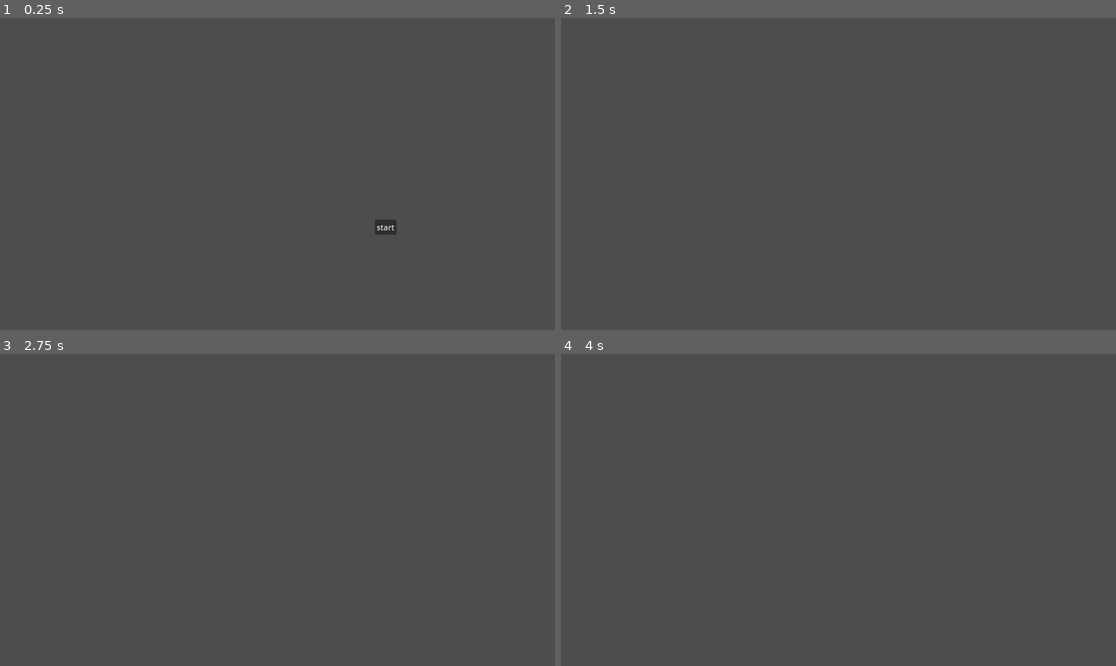
Above: before the commit, frames 1-4 (two rows, left to right).
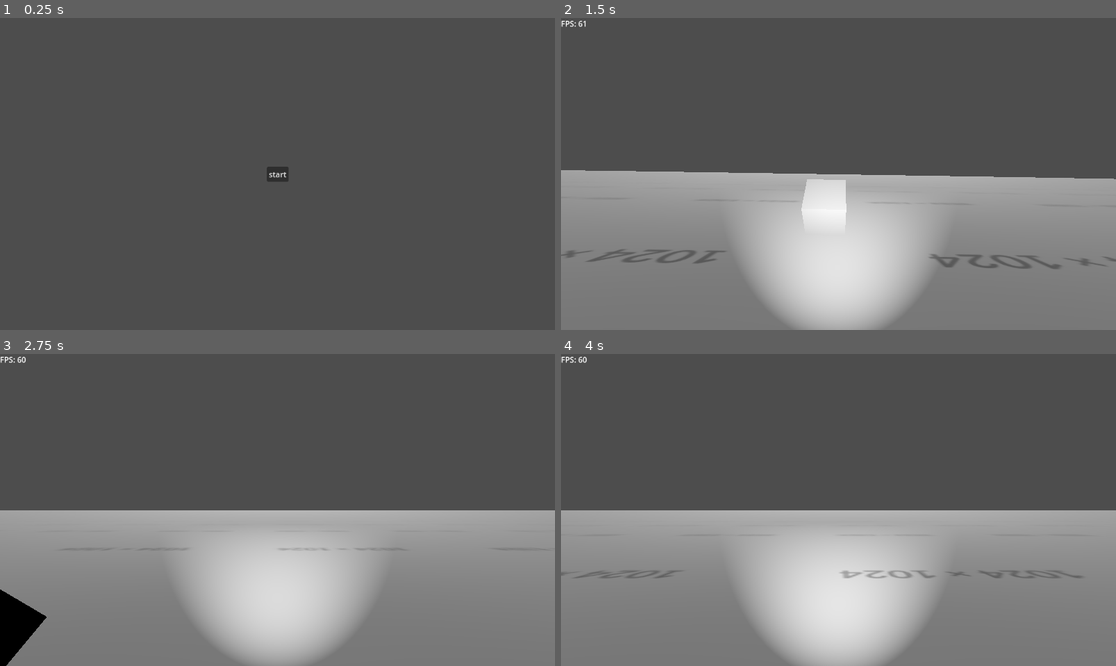
Above: after the commit, the same moments.

Repository: EpiclyRaspberry/Dodge-Onix-3D-Remaster
Game: Godot game, scene res://startemenu.tscn
Two runs of this game, one before a commit and one after it. Both use one fixed random seed, a clock stepped at 60 frames per second and the inputs below.
Inputs (mouse positions are in pixels of both pictures, inside the frame that each line leads up to):
- Up to frame 1 (0.25 s): no input
- Up to frame 2 (1.5 s): click "start" at 0.5 s; tap Enter (ui_accept) at 1.25 s; move the mouse to (960, 158) at 1.27 s; hold D (right) from 1.28 s (still down); hold Ctrl (crouch) from 1.28 s (still down)
- Up to frame 3 (2.75 s): tap Enter (ui_accept) at 1.52, 2.27 s; move the mouse to (249, 510) at 2.02 s; release D (right) at 2.03 s; release Ctrl (crouch) at 2.03 s; hold W (forward) from 2.03 s (still down); tap Ctrl (crouch) at 2.1 s
- Up to frame 4 (4 s): keep holding W (forward); move the mouse to (849, 503) at 2.77 s; hold Ctrl (crouch) 2.78-3.53 s; move the mouse to (832, 516) at 3.52 s; tap Ctrl (crouch) at 3.6 s; tap Enter (ui_accept) at 3.77 s

The runs differ from the first frame. In frame 1, 0.3% of the frame differs, in the area x 48-72%, y 47-70%; in frame 2, 49%; in frame 3, 50%, in the area x 0-100%, y 0-100%; in frame 4, 50%.

Commit message:
now starts on startmenu and fps label
Co-Authored-By: namooTH <73419369+namooTH@users.noreply.github.com>

Diff:
--- /dev/null
+++ b/main.gd
@@ -0,0 +1,12 @@
+extends Node3D
+
+@onready var fpslabel = $CharacterBody3D/Neck/Camera3D/Control/fpslabel
+
+# Called when the node enters the scene tree for the first time.
+func _ready():
+	pass # Replace with function body.
+
+
+# Called every frame. 'delta' is the elapsed time since the previous frame.
+func _process(delta):
+	fpslabel.set_text("FPS: %d" % Engine.get_frames_per_second())
--- a/main.tscn
+++ b/main.tscn
@@ -1,5 +1,6 @@
-[gd_scene load_steps=9 format=3 uid="uid://bmb3oft1f0i3s"]
+[gd_scene load_steps=10 format=3 uid="uid://bmb3oft1f0i3s"]
 
+[ext_resource type="Script" path="res://main.gd" id="1_h2t6g"]
 [ext_resource type="Script" path="res://player.gd" id="1_i7i5w"]
 [ext_resource type="Texture2D" uid="uid://b1tfkw4huo6ji" path="res://1024x1024.png" id="2_nu84c"]
 
@@ -21,6 +22,7 @@
 material = SubResource("StandardMaterial3D_cr15o")
 
 [node name="main" type="Node3D"]
+script = ExtResource("1_h2t6g")
 
 [node name="DirectionalLight3D" type="DirectionalLight3D" parent="."]
 transform = Transform3D(0.996583, -0.0815658, -0.0130268, 0.0825995, 0.984111, 0.157171, 9.31322e-10, -0.15771, 0.987485, 0, 2, 0)
@@ -52,6 +54,26 @@
 spot_range = 42.3564
 spot_angle = 30.8605
 
+[node name="Control" type="Control" parent="CharacterBody3D/Neck/Camera3D"]
+layout_mode = 3
+anchors_preset = 8
+anchor_left = 0.5
+anchor_top = 0.5
+anchor_right = 0.5
+anchor_bottom = 0.5
+offset_left = -576.0
+offset_top = -324.0
+offset_right = 576.0
+offset_bottom = 324.0
+grow_horizontal = 2
+grow_vertical = 2
+
+[node name="fpslabel" type="RichTextLabel" parent="CharacterBody3D/Neck/Camera3D/Control"]
+layout_mode = 0
+offset_right = 80.0
+offset_bottom = 40.0
+text = "FPS"
+
 [node name="ground" type="StaticBody3D" parent="."]
 transform = Transform3D(1, 0, 0, 0, 1, 0, 0, 0, 1, 0, -2.14033, 0)
 
--- a/player.gd
+++ b/player.gd
@@ -90,7 +90,7 @@
 		if can_abh:
 			velocity.x = velocity.x*-1.05
 			velocity.z = velocity.z*-1.05
-		else:
+		else: if isgrounded:
 			velocity.x = velocity.x/1.05
 			velocity.z = velocity.z/1.05
 
--- a/startbtnlol.gd
+++ b/startbtnlol.gd
@@ -3,12 +3,14 @@
 
 # Called when the node enters the scene tree for the first time.
 func _ready():
-	pass # Replace with function body.
+	pass
 
 
 # Called every frame. 'delta' is the elapsed time since the previous frame.
 func _process(delta):
-	pass
+	var c = get_parent()
+	c.set_size(get_window().get_size())
+
 
 
 func _on_pressed():
--- a/startemenu.tscn
+++ b/startemenu.tscn
@@ -7,9 +7,8 @@
 [node name="Control" type="Control" parent="."]
 layout_mode = 3
 anchors_preset = 0
-offset_top = -16.0
-offset_right = 1600.0
-offset_bottom = 884.0
+offset_right = 1152.0
+offset_bottom = 664.0
 
 [node name="Button" type="Button" parent="Control"]
 layout_mode = 1
@@ -27,4 +26,5 @@
 text = "start"
 script = ExtResource("1_i3bs0")
 
+[connection signal="size_flags_changed" from="Control" to="Control/Button" method="_on_control_size_flags_changed"]
 [connection signal="pressed" from="Control/Button" to="Control/Button" method="_on_pressed"]
